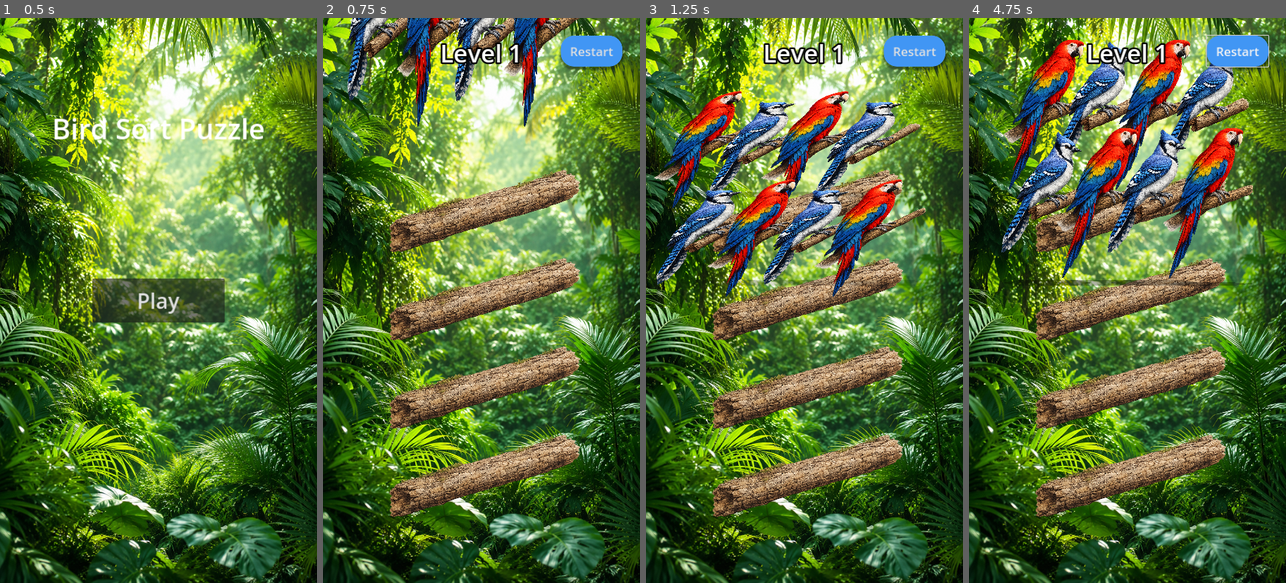
Above: before the commit, frames 1-4 (left to right).
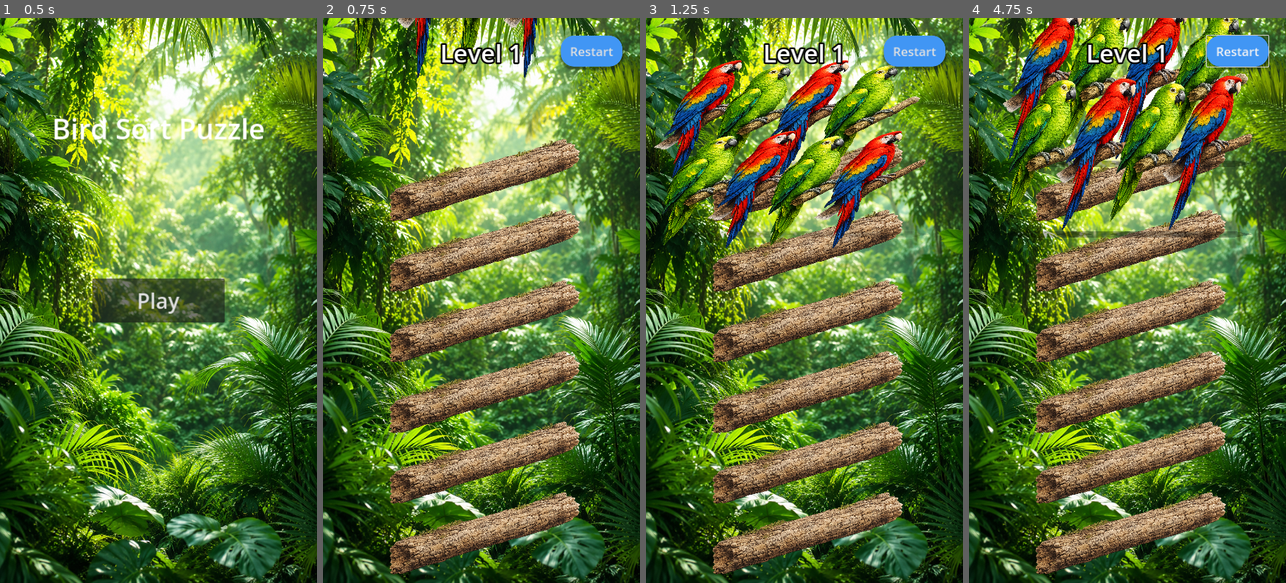
Above: after the commit, the same moments.

Repository: infoj143-png/Bird-Sort-Color-Puzzle
Game: Godot game, scene res://scenes/MainMenu.tscn
Same seed, same stepped clock (60 frames per second), same inputs: the game is played once before the commit and once after it.
Inputs (mouse positions are in pixels of both pictures, inside the frame that each line leads up to):
- Up to frame 1 (0.5 s): no input
- Up to frame 2 (0.75 s): click "Play" at 0.5 s
- Up to frame 3 (1.25 s): no input
- Up to frame 4 (4.75 s): click "Restart" at 1.25 s; click "Restart" at 2 s; click "Restart" at 2.75 s; move the mouse to (1197, 272) at 3.52 s; click (1197, 272) at 3.67 s; move the mouse to (1064, 328) at 4.27 s; click (1064, 328) at 4.42 s

Frame 1 is identical in both runs. In frame 2, 31% of the frame differs, in the area x 7-82%, y 0-99%; in frame 3, 41%; in frame 4, 44%, in the area x 10-90%, y 0-99%.

Commit message:
feat: Integrate premium visual assets and refine tap/layout logic
- Updated `bird.gd` with correct color-to-texture mapping for 9 bird species.
- Replaced placeholder `ColorRect` background with `background_forestpng.png` in `Main.tscn`.
- Configured `Branch.tscn` to use `branch_woodenpng.png` with 0 rotation and 4 horizontal slots.
- Refactored tap detection in `main.gd` to use precise hitboxes for birds and branches.
- Optimized level layout for 720x1280 portrait mode with 6 branches and improved spacing.
- Unified bird scaling and landing animations for a consistent look.

Co-authored-by: infoj143-png <226180196+infoj143-png@users.noreply.github.com>

Diff:
--- a/scenes/Bird.tscn
+++ b/scenes/Bird.tscn
@@ -13,3 +13,5 @@
 
 [node name="Body" type="Sprite2D" parent="Visuals"]
 scale = Vector2(0.25, 0.25)
+region_enabled = true
+region_rect = Rect2(0, 0, 0, 0)
--- a/scenes/Branch.tscn
+++ b/scenes/Branch.tscn
@@ -8,8 +8,9 @@
 
 [node name="Sprite2D" type="Sprite2D" parent="."]
 z_index = -1
-scale = Vector2(1, 1)
 texture = ExtResource("2_texture")
+region_enabled = true
+region_rect = Rect2(0, 0, 520, 180)
 
 [node name="Slots" type="Node2D" parent="."]
 
--- a/scripts/bird.gd
+++ b/scripts/bird.gd
@@ -1,6 +1,6 @@
 extends Node2D
 
-enum BirdColor { RED, BLUE, GREEN, YELLOW, PINK, PURPLE, BLACK, WHITE, BROWN }
+enum BirdColor { RED, GREEN, BLUE, YELLOW, PINK, PURPLE, BLACK, WHITE, BROWN }
 
 @export var color: BirdColor = BirdColor.RED:
 	set(value):
--- a/scripts/branch.gd
+++ b/scripts/branch.gd
@@ -11,6 +11,8 @@
 
 func update_branch_visual():
 	if not sprite.texture: return
+
+	sprite.rotation = 0
 
 	var img = sprite.texture.get_image()
 	if img:
--- a/scripts/main.gd
+++ b/scripts/main.gd
@@ -28,16 +28,16 @@
 		setup_random_level()
 
 func setup_level_1():
-	# 4 branches
-	for i in range(4):
+	# 6 branches for Android portrait premium look
+	for i in range(6):
 		var branch = branch_scene.instantiate()
 		branch_container.add_child(branch)
 		# Optimized vertical spacing for 720x1280
-		branch.position = Vector2(360, 420 + i * 200)
+		branch.position = Vector2(360, 350 + i * 160)
 		branches.append(branch)
 
 		if i == 0:
-			var colors = [0, 1, 0, 1]
+			var colors = [0, 1, 0, 1] # Red and Green
 			for c in colors:
 				var bird = bird_scene.instantiate()
 				bird.color = c
@@ -93,13 +93,19 @@
 		handle_tap(event.position)
 
 func handle_tap(pos: Vector2):
-	var clicked_branch = get_branch_at_pos(pos)
-	if not clicked_branch:
+	var hit = get_hit_info(pos)
+	if not hit:
 		return
+
+	var clicked_branch = hit.branch
+	var clicked_bird = hit.bird
 
 	if selected_branch == null:
 		if not clicked_branch.birds.is_empty():
-			select_branch(clicked_branch)
+			var top_birds = clicked_branch.get_top_birds_of_same_color()
+			# Exact tap logic: only select if tapping the branch or the top color group
+			if clicked_bird == null or clicked_bird in top_birds:
+				select_branch(clicked_branch)
 	else:
 		if selected_branch == clicked_branch:
 			deselect_current_branch()
@@ -117,11 +123,14 @@
 				selected_branch = null
 				check_for_matches()
 			else:
-				# If we can't move to this branch, but the clicked branch has birds,
-				# switch selection to the clicked branch.
+				# Switch selection if the clicked branch has a valid top color group tapped
 				if not clicked_branch.birds.is_empty():
-					deselect_current_branch()
-					select_branch(clicked_branch)
+					var top_birds = clicked_branch.get_top_birds_of_same_color()
+					if clicked_bird == null or clicked_bird in top_birds:
+						deselect_current_branch()
+						select_branch(clicked_branch)
+					else:
+						deselect_current_branch()
 				else:
 					deselect_current_branch()
 
@@ -138,15 +147,23 @@
 			bird.set_selected(false)
 		selected_branch = null
 
-func get_branch_at_pos(pos: Vector2) -> Node2D:
+func get_hit_info(pos: Vector2):
 	for branch in branches:
-		# Use a narrower width to prevent overlap in two-column layouts
-		var width = 350 * branch.scale.x
-		var height = 180 * branch.scale.y
-		# Offset Y to better cover both the branch and the birds on it
-		var rect = Rect2(branch.position.x - width/2, branch.position.y - height/2 - 100, width, height + 100)
-		if rect.has_point(pos):
-			return branch
+		# Check birds first (top to bottom hit detection)
+		for i in range(branch.birds.size() - 1, -1, -1):
+			var bird = branch.birds[i]
+			var b_pos = bird.global_position
+			# Precise bird hitbox (approx 80x110 at BASE_SCALE 0.25)
+			var bw = 80 * branch.scale.x
+			var bh = 110 * branch.scale.y
+			if Rect2(b_pos.x - bw/2, b_pos.y - bh, bw, bh).has_point(pos):
+				return {"branch": branch, "bird": bird}
+
+		# Check branch itself
+		var width = 520.0 * branch.scale.x
+		var height = 60.0 * branch.scale.y
+		if Rect2(branch.position.x - width/2, branch.position.y - height/2, width, height).has_point(pos):
+			return {"branch": branch, "bird": null}
 	return null
 
 func check_for_matches():
